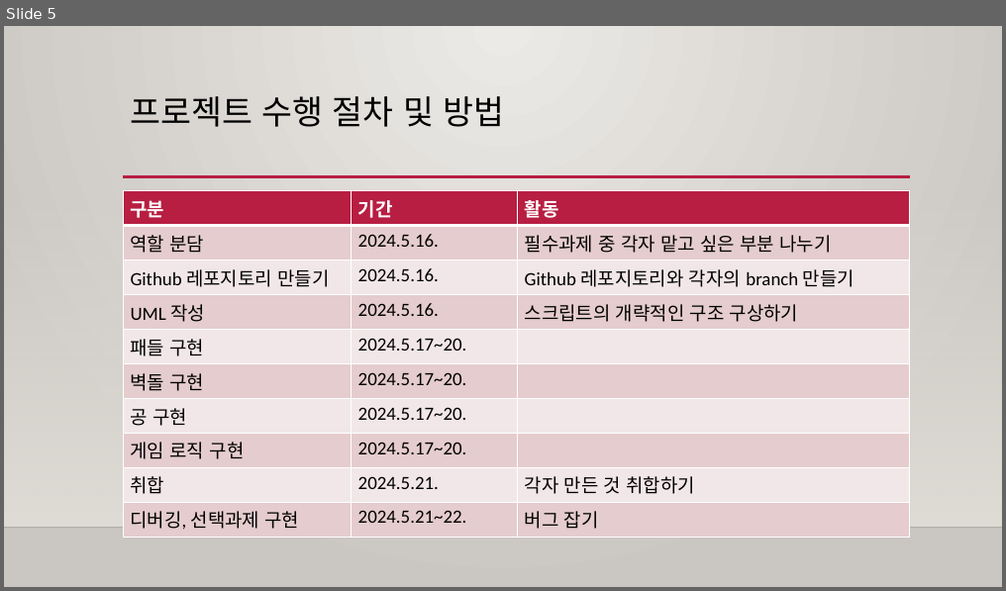
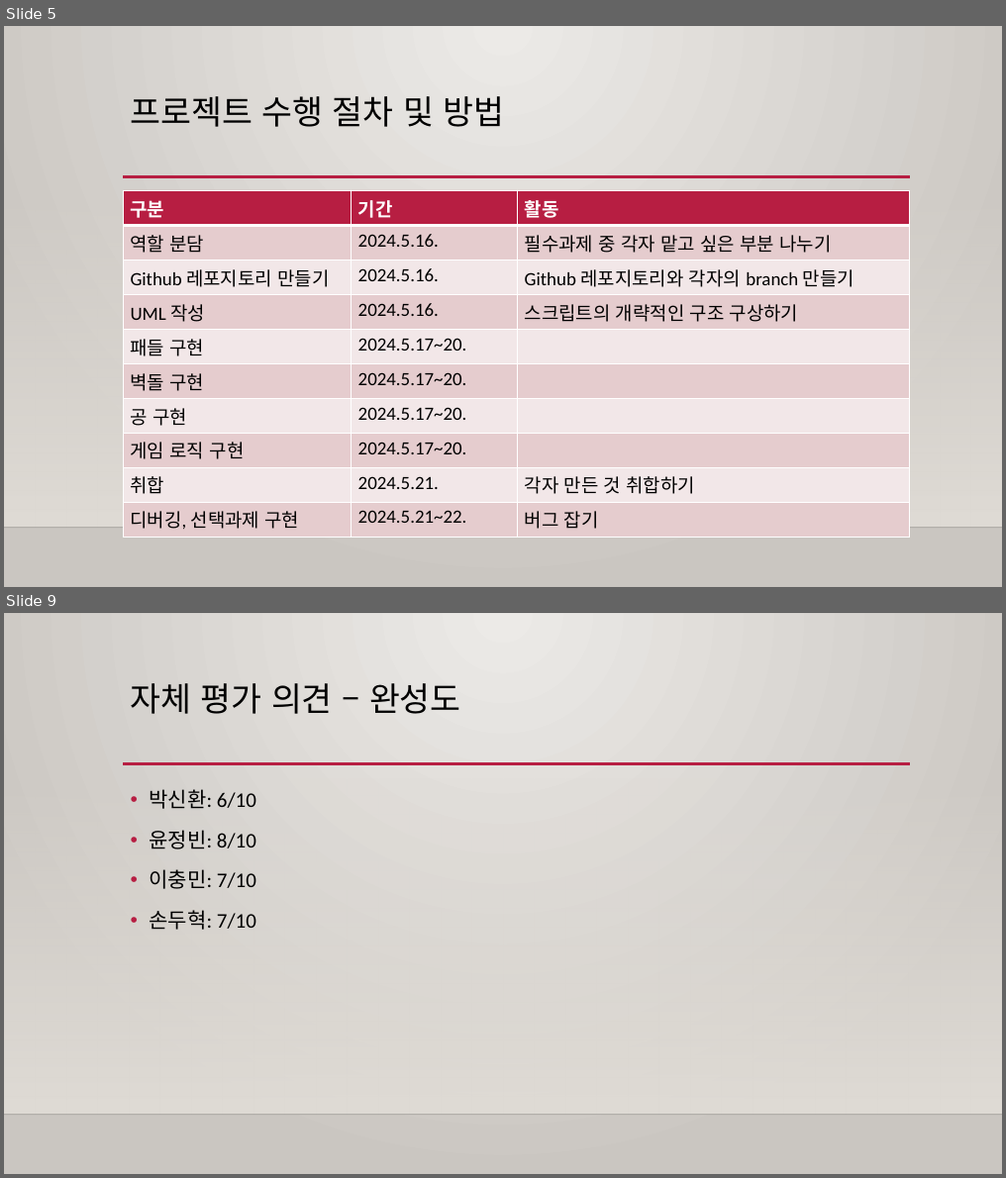
Before and after one commit to Bin2y/Break-Out, a slide deck: 결과보고서_B11팀(벽돌깨기).pptx. Shown one above the other, each under a label of ours: slide 5 before the commit, slides 5 and 9 after it; the slides between them are not shown. The pictures are 1006x591 and 1006x1178 pixels, drawn with LibreOffice and Linux fonts; fonts in the diff are those of the drawing; background and template pictures are left out. Boxes give left, top, right and bottom in pixels: in the first picture for what was removed or moved away, otherwise in the second. Text is boxed around its words. In the diff, an @@ line names an element or a change of style, - is before the commit and + after.

```diff
--- a/결과보고서_B11팀(벽돌깨기).pptx
+++ b/결과보고서_B11팀(벽돌깨기).pptx
@@ slide 9 added at (4, 613, 1002, 1174), background gradient #ECEAE7 to #CAC7C1; not listed: 3 template elements that a slide beside it also shows @@
@@ title added at (131, 683, 461, 714), 32 pt, text #000000 @@
+자체 평가 의견 – 완성도
@@ text added at (149, 789, 256, 930), 20 pt, text #000000 @@
+• 박신환: 6/10
+• 윤정빈: 8/10
+• 이충민: 7/10
+• 손두혁: 7/10
```
Also in this commit, not shown: 7 slides changed, 3 other slides added.
